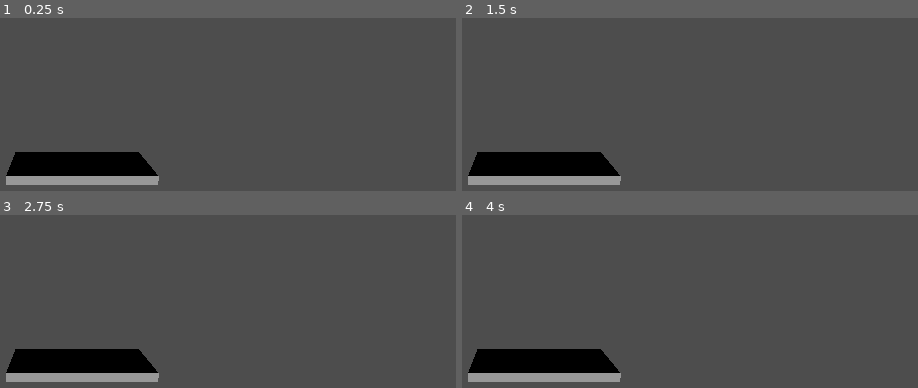
Above: before the commit, frames 1-4 (two rows, left to right).
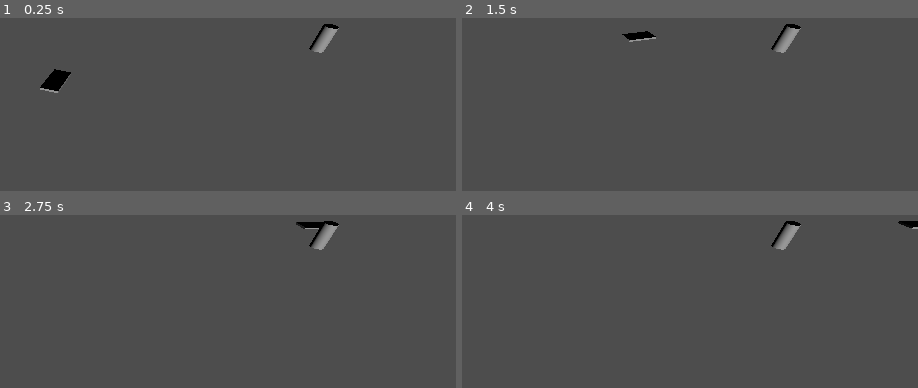
Above: after the commit, the same moments.

Repository: abody2k/field-combat-3D
Game: Godot game, scene res://testing.tscn
Two runs of this game, one before a commit and one after it. Both use one fixed random seed, a clock stepped at 60 frames per second and the inputs below.
Inputs (mouse positions are in pixels of both pictures, inside the frame that each line leads up to):
- Up to frame 1 (0.25 s): no input
- Up to frame 2 (1.5 s): move the mouse to (694, 107) at 0.52 s; hold Right (moveRIGHT) 0.53-1.28 s; right-click (694, 107) at 0.6 s; move the mouse to (outside the picture) at 1.27 s; hold Down (moveDOWN) from 1.28 s (still down); click (outside the picture) at 1.35 s
- Up to frame 3 (2.75 s): move the mouse to (136, 228) at 2.02 s; release Down (moveDOWN) at 2.03 s; hold Right (moveRIGHT) from 2.03 s (still down); tap X (spawn) at 2.1 s
- Up to frame 4 (4 s): move the mouse to (outside the picture) at 2.77 s; release Right (moveRIGHT) at 2.78 s; hold Up (moveUP) 2.78-3.53 s; tap L at 2.85 s; tap Enter at 3.5 s; move the mouse to (outside the picture) at 3.52 s; hold Left (moveLEFT) from 3.53 s (still down); right-click (outside the picture) at 3.6 s

The runs differ from the first frame. In frame 1, 7.0% of the frame differs, in the area x 1-75%, y 3-97%; in frame 2, 6.7%; in frame 3, 6.6%; in frame 4, 6.6%.

Commit message:
fixed rotation and movement of a tank

Diff:
--- a/scenes/tank.gd
+++ b/scenes/tank.gd
@@ -1,26 +1,35 @@
 extends "res://scripts/AI.gd"
 
 
-const SPEED = 30
+const SPEED = 10
 ##the tank movement is different because it needs to go in a circular path if it wants to rotate
 @export var v : Vector3
 var firstDeg
 
 func _ready():
 	pass
-#	target = get_parent_node_3d().get_node("target")
+	firstDeg=rotation.z
+	target = get_parent_node_3d().get_node("target")
+	print(deg_to_rad(0))
 #	firstDeg= basis.z
 #	basis = Basis(Vector3.UP,deg_to_rad(190))
 
 
+var stop =false
+func move(delta : float =0):
 
-func move(delta : float =0):
-	basis = Basis(Vector3.UP,(lerp(0.0,position.angle_to(target.position),delta)))
-
+	print(rad_to_deg(position.angle_to(target.position)))
+	if rad_to_deg(position.angle_to(target.position)) > 1 :
+		basis = Basis(Vector3.UP,(lerp(position.angle_to(target.position),0.0,delta*30)))
+	else :
+		stop = true
 	pass
-
+var x = 0.0
 @export var anglee : float
 func _physics_process(delta):
-
+	if not stop:
+		move(delta)
+	velocity = basis.x * SPEED
+	move_and_slide()
 #	$MeshInstance3D.basis = Basis(Vector3.UP,deg_to_rad(anglee))
 	pass
--- a/testing.tscn
+++ b/testing.tscn
@@ -1,6 +1,8 @@
-[gd_scene load_steps=2 format=3 uid="uid://bys1lejdoq5rq"]
+[gd_scene load_steps=3 format=3 uid="uid://bys1lejdoq5rq"]
 
 [ext_resource type="PackedScene" uid="uid://cvirbn208av86" path="res://scenes/tank.tscn" id="1_rhwly"]
+
+[sub_resource type="CylinderMesh" id="CylinderMesh_ctmmc"]
 
 [node name="Node3D" type="Node3D"]
 
@@ -8,9 +10,12 @@
 transform = Transform3D(1, 0, 0, 0, 1, 0, 0, 0, 1, -4.31061, 0, 0.918993)
 
 [node name="target" type="Node3D" parent="."]
-transform = Transform3D(1, 0, 0, 0, 1, 0, 0, 0, 1, 24, 0, 0)
+transform = Transform3D(1, 0, 0, 0, 1, 0, 0, 0, 1, 18, 0, -8)
+
+[node name="MeshInstance3D" type="MeshInstance3D" parent="target"]
+mesh = SubResource("CylinderMesh_ctmmc")
 
 [node name="DirectionalLight3D" type="DirectionalLight3D" parent="."]
 
 [node name="Camera3D" type="Camera3D" parent="."]
-transform = Transform3D(1, 0, 0, 0, 0.965926, 0.258819, 0, -0.258819, 0.965926, -4.731, 2, 5.849)
+transform = Transform3D(1, 0, 0, 0, 0.75471, 0.656059, 0, -0.656059, 0.75471, -3.731, 10, 14.849)
